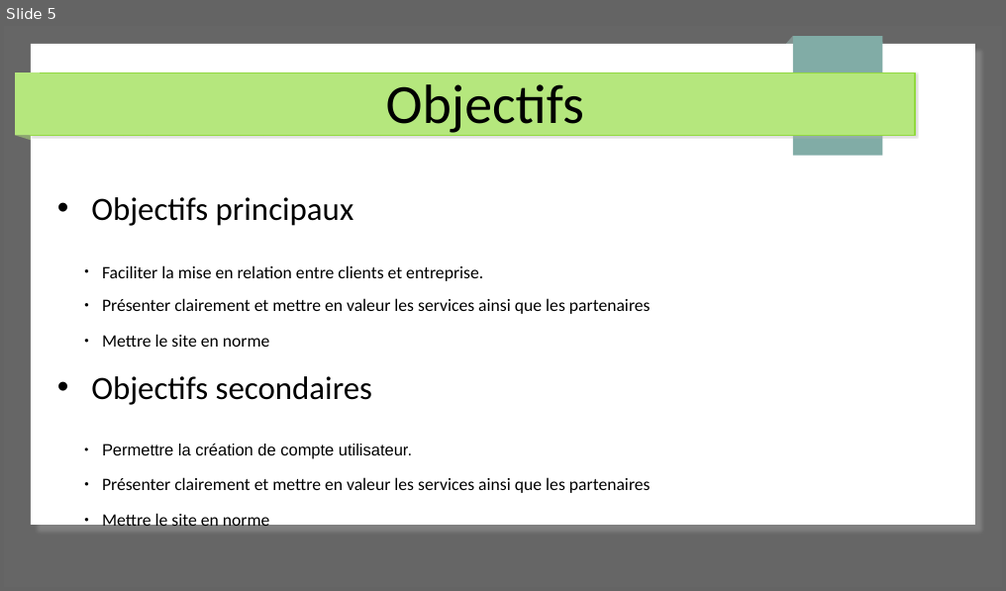
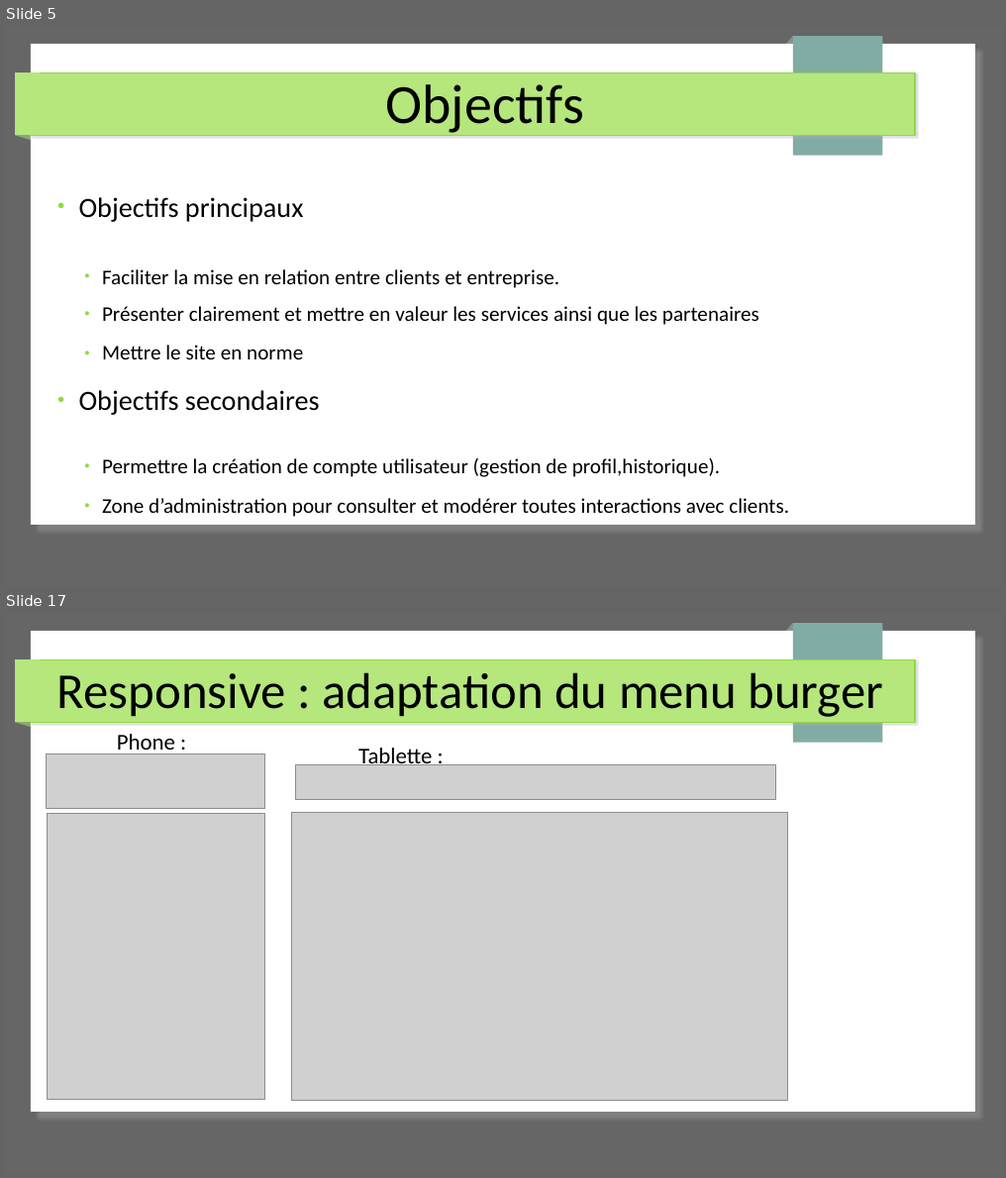
Before and after one commit to Cboukhal/project_exam, a slide deck: Document/projet_exam.odp. Shown one above the other, each under a label of ours: slide 5 before the commit, slides 5 and 17 after it; the slides between them are not shown. The pictures are 1006x591 and 1006x1178 pixels, drawn with LibreOffice and Linux fonts; fonts in the diff are those of the drawing; grey boxes stand for pictures. Boxes give left, top, right and bottom in pixels: in the first picture for what was removed or moved away, otherwise in the second. Text is boxed around its words. In the diff, an @@ line names an element or a change of style, - is before the commit and + after.

```diff
--- a/Document/projet_exam.odp
+++ b/Document/projet_exam.odp
@@ slide 17 added at [4,613,1002,1174], background #666666; not listed: 7 template elements that a slide beside it also shows @@
@@ title added at [57,672,884,717], 40 pt, text #000000 @@
+Responsive : adaptation du menu burger
@@ picture added at [46,755,264,809] @@
@@ text added at [117,734,175,757], 18 pt, text #000000 @@
+Phone :
@@ text added at [358,748,432,769], 18 pt, text #000000 @@
+Tablette :
@@ picture added at [296,765,775,799] @@
@@ picture added at [48,813,264,1099] @@
@@ picture added at [291,813,787,1101] @@
@@ slide 5 changed as well @@
@@ text at [79,197,759,415]: size 25.9 to 22.2 pt in "Objectifs principaux", "Objectifs secondaires"; size 13.9 to 16.6 pt in "Faciliter la mise en relation entre clients ...", "Présenter clairement et mettre en valeur les ...", "Mettre le site en norme"; bullet • to ●; bullet colour #000000 to #91D93F @@
@@ text at [102,458,789,517]: text changed; size 13.9 to 16.6 pt @@
-● Permettre la création de compte utilisateur.
-● Présenter clairement et mettre en valeur les services ainsi que les partenaires
-● Mettre le site en norme
+● Permettre la création de compte utilisateur (gestion de profil,historique).
+● Zone d’administration pour consulter et modérer toutes interactions avec clients.
```
Also in this commit, not shown: 3 other slides changed, 15 other slides added, 2 other files.
